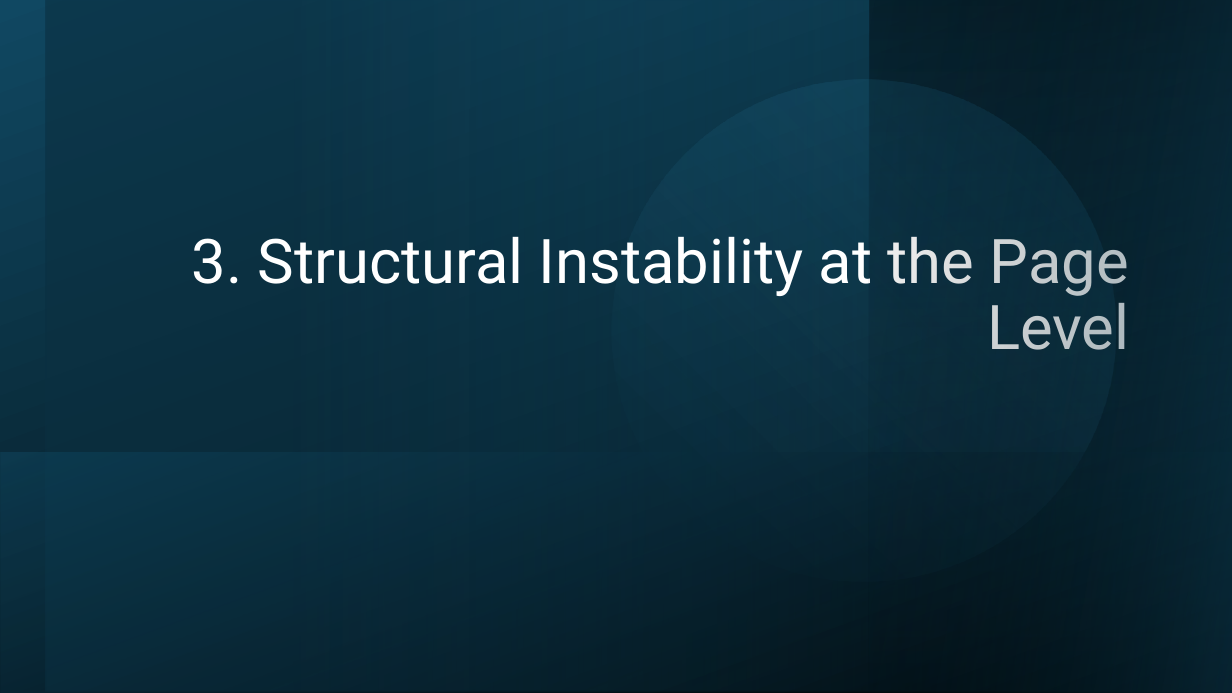
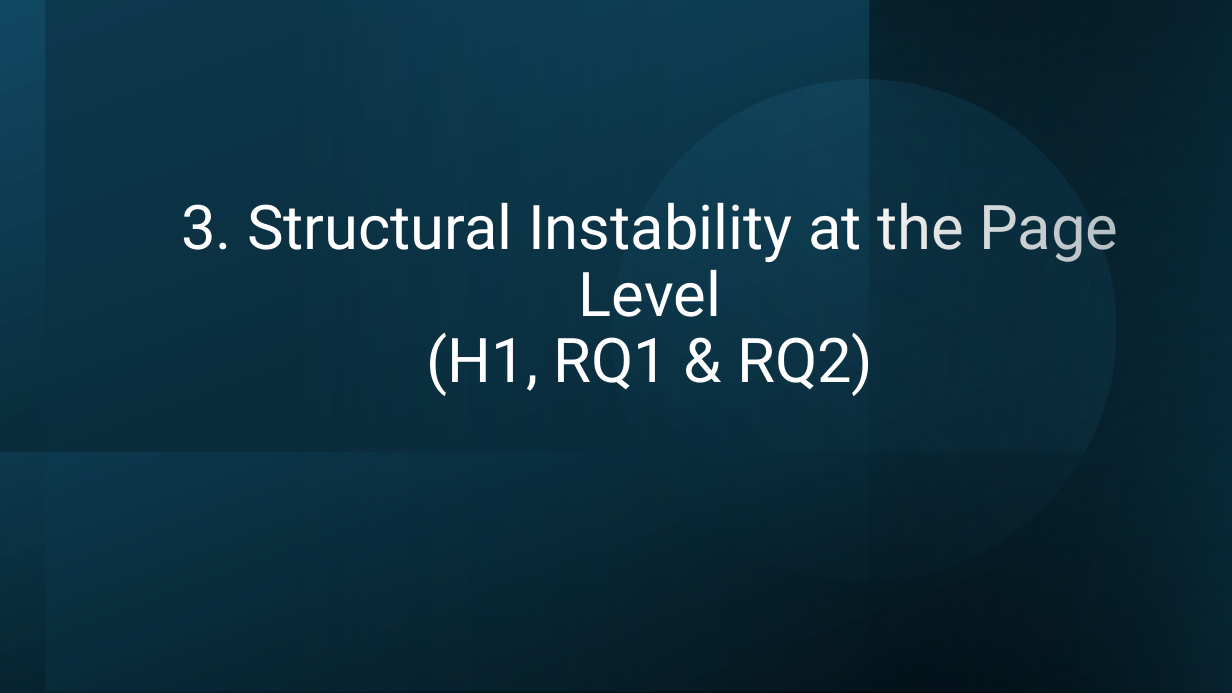
Before and after one commit to anjuyamada/wiki-assignment, a slide deck: slide 10 of Presentation Slide.pptx. Drawn at 1232x693 pixels with LibreOffice and Linux fonts; fonts in the diff are those of the drawing. Boxes give left, top, right and bottom in pixels: in the first picture for what was removed or moved away, otherwise in the second. Text is boxed around its words. In the diff, an @@ line names an element or a change of style, - is before the commit and + after.

```diff
--- a/Presentation Slide.pptx
+++ b/Presentation Slide.pptx
@@ title at [181, 202, 1118, 396]: text changed @@
-3. Structural Instability at the Page Level
+3. Structural Instability at the Page Level
+(H1, RQ1 & RQ2)
```
Also in this commit, not shown: 10 other slides changed, 1 slide added, 2 slides removed, 5 other files.
